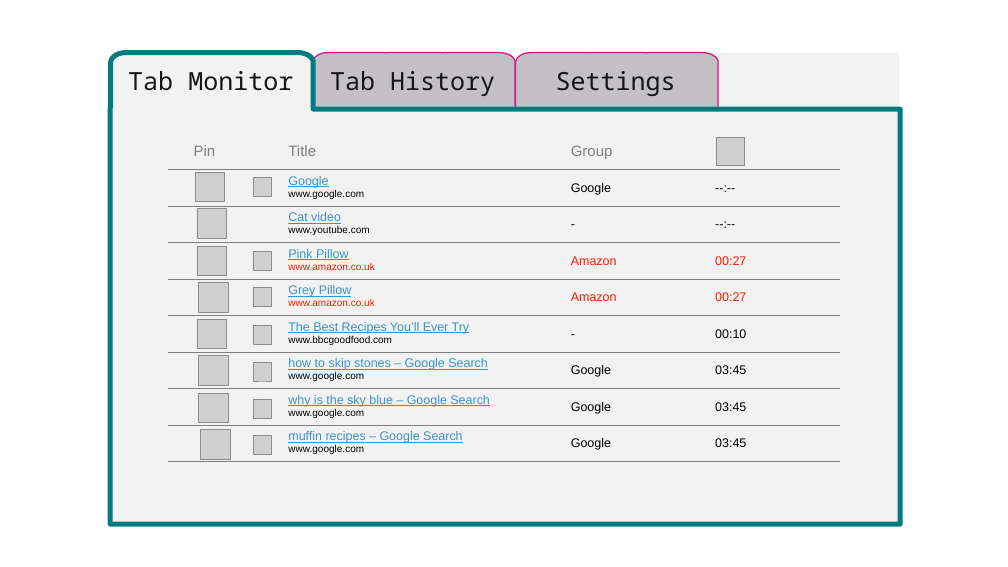
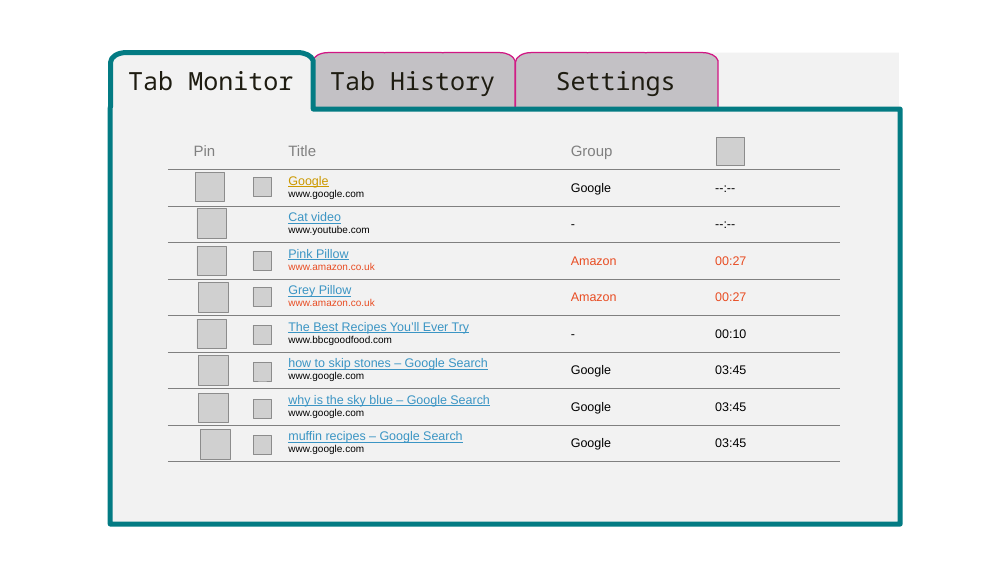
Before and after one commit to alexwmw/tab-stack, a slide deck: slide 14 of design-files/icon.pptx (slide 6 before the commit). Drawn at 1008x567 pixels with LibreOffice and Linux fonts; fonts in the diff are those of the drawing; grey boxes stand for pictures; background and template pictures are left out. Boxes give left, top, right and bottom in pixels: in the first picture for what was removed or moved away, otherwise in the second. Text is boxed around its words. In the diff, an @@ line names an element or a change of style, - is before the commit and + after.

```diff
--- a/design-files/icon.pptx
+++ b/design-files/icon.pptx
@@ table at (168, 133, 841, 462) @@
@@ text colour #3B95C4 to #CC9900 in "Google" @@
@@ text colour #F81B02 to #E84C22 in "www.amazon.co.uk", "Amazon", "00:27", "www.amazon.co.uk" and 2 more places @@
```
Also in this commit, not shown: 16 other slides changed, 8 slides added, 21 other files.
